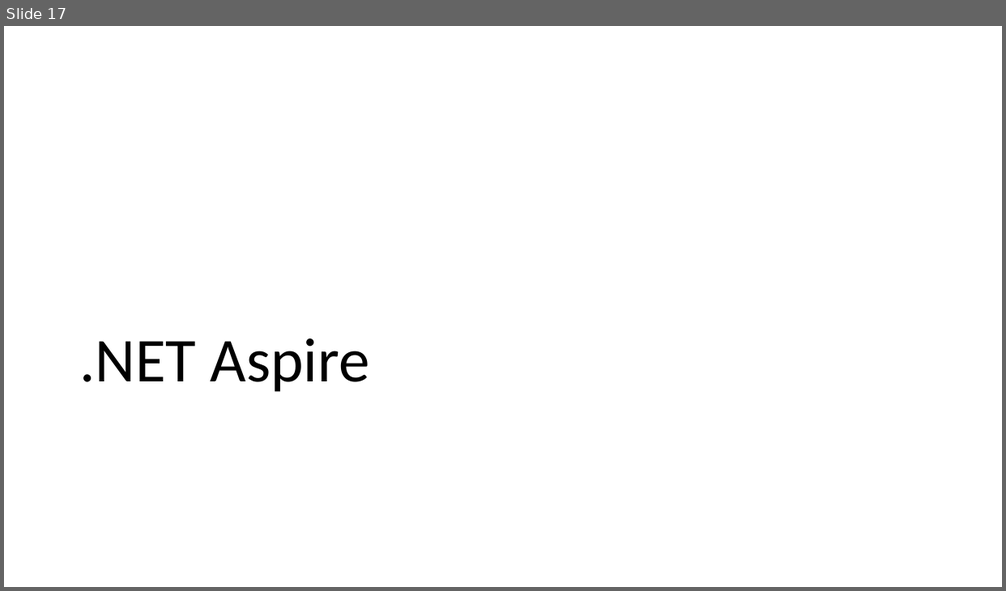
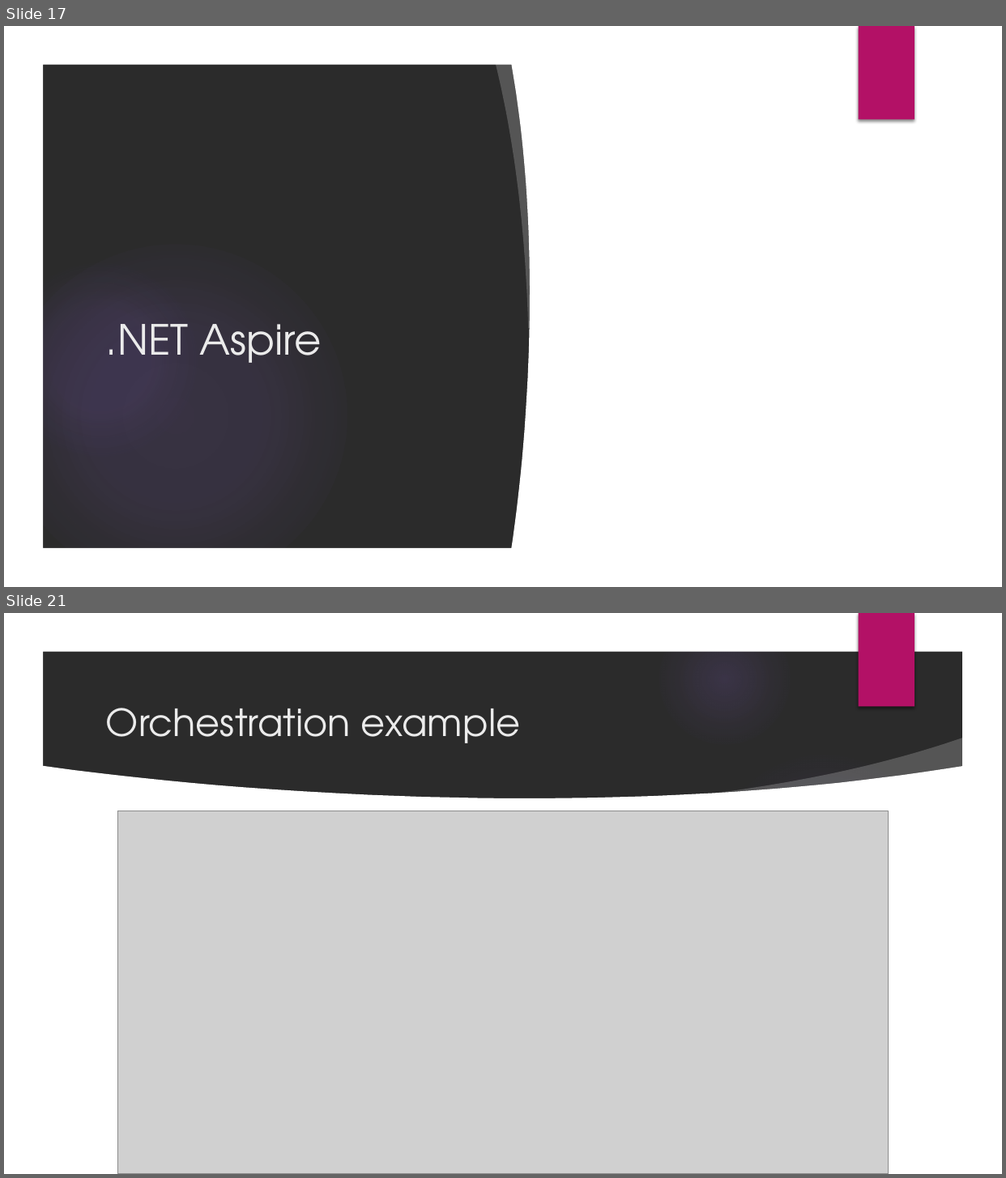
Before and after one commit to willvelida/talks, a slide deck: whats-new-cloud-native-dev-dotnet8/slide_deck.pptx. Shown one above the other, each under a label of ours: slide 17 before the commit, slides 17 and 21 after it; the slides between them are not shown. The pictures are 1006x591 and 1006x1178 pixels, drawn with LibreOffice and Linux fonts; fonts in the diff are those of the drawing; grey boxes stand for pictures; background and template pictures are left out; a plain dark background stands for a picture behind light text. Boxes give left, top, right and bottom in pixels: in the first picture for what was removed or moved away, otherwise in the second. Text is boxed around its words. In the diff, an @@ line names an element or a change of style, - is before the commit and + after.

```diff
--- a/whats-new-cloud-native-dev-dotnet8/slide_deck.pptx
+++ b/whats-new-cloud-native-dev-dotnet8/slide_deck.pptx
@@ slide 21 added at bbox=[4, 613, 1002, 1174], background picture (left out); not listed: 6 template elements that a slide beside it also shows @@
@@ title added at bbox=[106, 708, 521, 743], 36 pt, text #EBEBEB @@
+Orchestration example
@@ freeform shape added at bbox=[698, 738, 971, 820], fill #FFFFFF at 20% opacity @@
@@ ellipse added at bbox=[709, 750, 939, 981], fill gradient #9B6BF2 @@
@@ freeform shape added at bbox=[41, 766, 965, 1137], fill #FFFFFF @@
@@ picture added at bbox=[117, 811, 889, 1174] @@
@@ slide 17 changed as well @@
@@ background #FFFFFF to picture (left out) @@
@@ group added at bbox=[4, 26, 1002, 587]: 3 freeform shapes, 2 ellipses, 1 rectangle @@
@@ rectangle added at bbox=[859, 26, 914, 120], fill #B31166 @@
@@ title ".NET Aspire": place and size @@
-title ".NET Aspire" at bbox=[79, 339, 370, 392]
+title ".NET Aspire" at bbox=[106, 324, 322, 363]
@@ title ".NET Aspire" at bbox=[106, 324, 322, 363]: size 60 to 40 pt, font Calibri to TeX Gyre Adventor, text colour #000000 to #EBEBEB; line spacing 0.9 to 1; vertical alignment bottom to middle @@
```
Also in this commit, not shown: 17 other slides changed, 7 other slides added, 4 other files.
